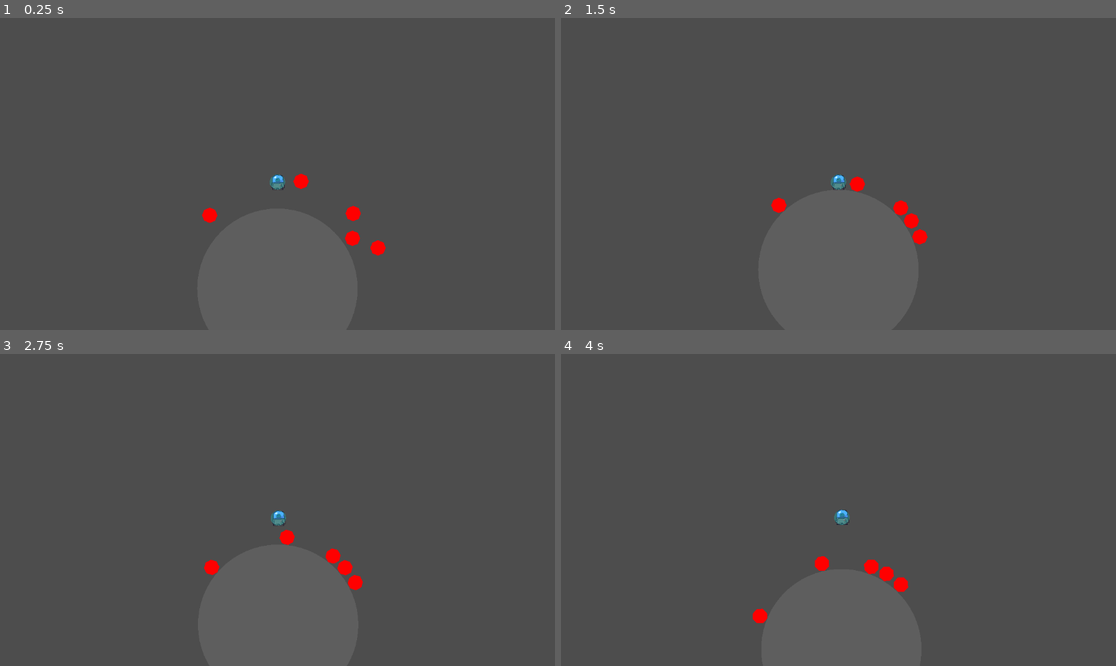
Above: before the commit, frames 1-4 (two rows, left to right).
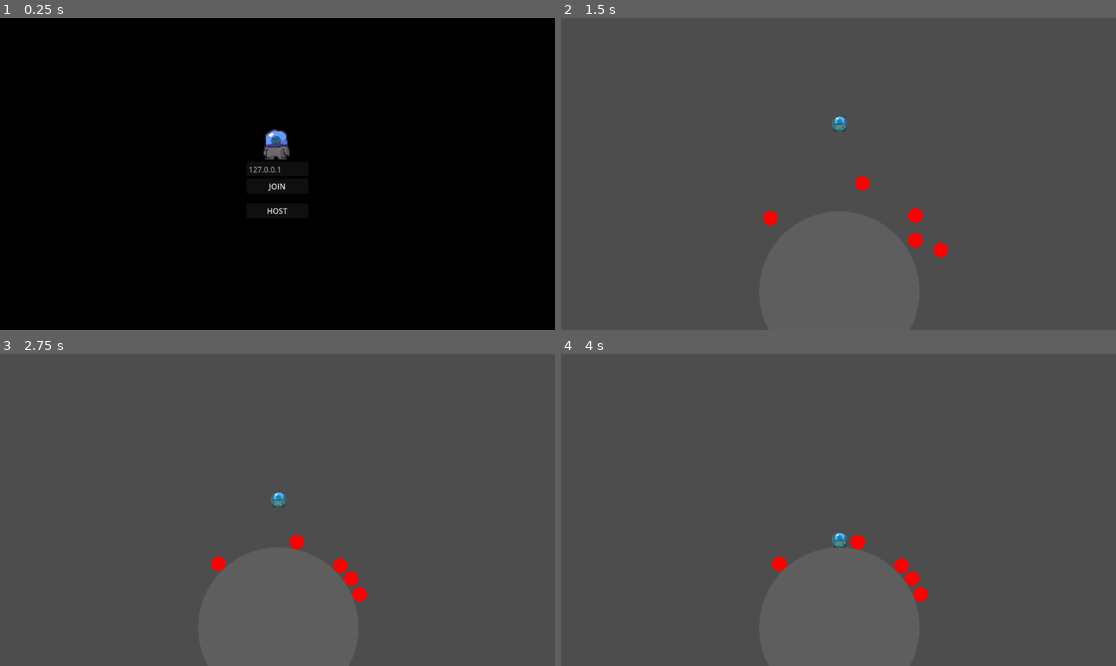
Above: after the commit, the same moments.

Repository: pedrus16/mario-galaxy
Game: Godot game, scene res://menu.tscn
Same seed, same stepped clock (60 frames per second), same inputs: the game is played once before the commit and once after it. Before the commit the project starts from res://test.tscn.
Inputs (mouse positions are in pixels of both pictures, inside the frame that each line leads up to):
- Up to frame 1 (0.25 s): no input
- Up to frame 2 (1.5 s): click (838, 186) at 0.5 s, where only the run after the commit has a clickable "JOIN"; click (838, 211) at 1.25 s, where only the run after the commit has a clickable "HOST"
- Up to frame 3 (2.75 s): hold D (walk_right) from 2.03 s (still down); tap Space (jump) at 2.1, 2.27, 2.57 s
- Up to frame 4 (4 s): tap Space (jump) at 2.85, 3.02, 3.32, 3.6 s; release D (walk_right) at 3.53 s; hold A (walk_left) from 3.53 s (still down)

The runs differ from the first frame. In frame 1, 100% of the frame differs, in the area x 0-100%, y 0-100%; in frame 2, 1.0%; in frame 3, 0.9%; in frame 4, 1.2%.

Commit message:
Add multiplayer

Diff:
--- /dev/null
+++ b/game.gd
@@ -0,0 +1,75 @@
+extends Node
+
+signal player_connected(peer_id, player_info)
+signal player_disconnected(peer_id)
+signal server_disconnected
+
+var players = {}
+
+const DEFAULT_HOST_ADDRESS = 'localhost'
+const DEFAULT_PORT = 10567
+const MAX_PEERS = 12
+
+func _ready():
+	multiplayer.peer_connected.connect(_on_player_connected)
+	multiplayer.peer_disconnected.connect(_on_player_disconnected)
+	multiplayer.connected_to_server.connect(_on_connected_ok)
+
+func host():
+	var peer = ENetMultiplayerPeer.new()
+	peer.create_server(DEFAULT_PORT, MAX_PEERS)
+	multiplayer.multiplayer_peer = peer
+
+	var world = preload("res://world.tscn").instantiate()
+	$/root.add_child(world)
+	$/root/Menu.hide()
+
+	print("SPAWN PLAYER FOR ", peer.get_unique_id())
+	var player = load("res://player.tscn").instantiate()
+	player.position = $/root/World/Spawn.position
+	player.set_multiplayer_authority(peer.get_unique_id())
+	$/root/World.add_child(player)
+
+func join(ip = ""):
+	if ip.is_empty():
+		ip = DEFAULT_HOST_ADDRESS
+	var peer = ENetMultiplayerPeer.new()
+	peer.create_client(ip, DEFAULT_PORT)
+	multiplayer.multiplayer_peer = peer
+
+func _on_player_connected(id):
+	print("Player Connected: ", id)
+	_register_player.rpc_id(id, {})
+
+func _on_player_disconnected(id):
+	print("Player Disconnected: ", id)
+	players.erase(id)
+	player_disconnected.emit(id)
+
+func _on_connected_ok():
+	print("Connected to Server")
+	var peer_id = multiplayer.get_unique_id()
+	players[peer_id] = {}
+	player_connected.emit(peer_id, {})
+
+	var world = preload("res://world.tscn").instantiate()
+	$/root.add_child(world)
+	$/root/Menu.hide()
+
+	print("SPAWN PLAYER FOR ", peer_id)
+	var player = load("res://player.tscn").instantiate()
+	player.position = $/root/World/Spawn.position
+	player.set_multiplayer_authority(peer_id)
+	$/root/World.add_child(player)
+
+func _on_server_disconnected():
+	print("Server Disconnected")
+	multiplayer.multiplayer_peer = null
+	players.clear()
+	server_disconnected.emit()
+
+@rpc("any_peer", "reliable")
+func _register_player(new_player_info):
+	var new_player_id = multiplayer.get_remote_sender_id()
+	players[new_player_id] = new_player_info
+	player_connected.emit(new_player_id, new_player_info)
--- /dev/null
+++ b/menu.gd
@@ -0,0 +1,17 @@
+extends Control
+
+# Called when the node enters the scene tree for the first time.
+func _ready():
+	pass # Replace with function body.
+
+
+# Called every frame. 'delta' is the elapsed time since the previous frame.
+func _process(_delta):
+	pass
+
+
+func _on_host_button_pressed():
+	game.host()
+
+func _on_join_button_pressed():
+	game.join($CenterContainer/VBoxContainer/IPInput.text)
--- /dev/null
+++ b/menu.tscn
@@ -0,0 +1,63 @@
+[gd_scene load_steps=3 format=3 uid="uid://drpsdukgolai2"]
+
+[ext_resource type="Texture2D" uid="uid://bluy0ovcoa4hq" path="res://assets/cosmonaut.png" id="1_g7ffs"]
+[ext_resource type="Script" path="res://menu.gd" id="1_xi47f"]
+
+[node name="Menu" type="Control"]
+layout_mode = 3
+anchors_preset = 15
+anchor_right = 1.0
+anchor_bottom = 1.0
+grow_horizontal = 2
+grow_vertical = 2
+script = ExtResource("1_xi47f")
+
+[node name="ColorRect" type="ColorRect" parent="."]
+layout_mode = 1
+anchors_preset = 15
+anchor_right = 1.0
+anchor_bottom = 1.0
+grow_horizontal = 2
+grow_vertical = 2
+color = Color(0, 0, 0, 1)
+
+[node name="CenterContainer" type="CenterContainer" parent="."]
+layout_mode = 1
+anchors_preset = 15
+anchor_right = 1.0
+anchor_bottom = 1.0
+grow_horizontal = 2
+grow_vertical = 2
+
+[node name="VBoxContainer" type="VBoxContainer" parent="CenterContainer"]
+texture_filter = 1
+custom_minimum_size = Vector2(128, 0)
+layout_mode = 2
+theme_override_constants/separation = 4
+
+[node name="TextureRect" type="TextureRect" parent="CenterContainer/VBoxContainer"]
+texture_repeat = 1
+custom_minimum_size = Vector2(0, 64)
+layout_mode = 2
+texture = ExtResource("1_g7ffs")
+stretch_mode = 5
+
+[node name="IPInput" type="LineEdit" parent="CenterContainer/VBoxContainer"]
+layout_mode = 2
+placeholder_text = "127.0.0.1"
+
+[node name="JoinButton" type="Button" parent="CenterContainer/VBoxContainer"]
+layout_mode = 2
+text = "JOIN"
+
+[node name="MarginContainer" type="MarginContainer" parent="CenterContainer/VBoxContainer"]
+layout_mode = 2
+theme_override_constants/margin_top = 16
+
+[node name="HostButton" type="Button" parent="CenterContainer/VBoxContainer/MarginContainer"]
+layout_mode = 2
+text = "HOST
+"
+
+[connection signal="pressed" from="CenterContainer/VBoxContainer/JoinButton" to="." method="_on_join_button_pressed"]
+[connection signal="pressed" from="CenterContainer/VBoxContainer/MarginContainer/HostButton" to="." method="_on_host_button_pressed"]
--- a/player.gd
+++ b/player.gd
@@ -12,18 +12,19 @@
 func _ready():
 	planets = get_tree().get_nodes_in_group("planet")
 
-func _process(_delta):
-	if $Camera2D:
-		$Camera2D.rotation = up_direction.angle() + PI / 2
+#func _process(_delta):
+	#if $Camera2D:
+		#$Camera2D.rotation = up_direction.angle() + PI / 2
 
 func _physics_process(delta):
 	$Sprite2D.rotation = get_up_direction().angle() + PI / 2
 
 	direction = 0
-	if Input.is_action_pressed("walk_left"):
-		direction += -1
-	if Input.is_action_pressed("walk_right"):
-		direction += 1
+	if is_multiplayer_authority():
+		if Input.is_action_pressed("walk_left"):
+			direction += -1
+		if Input.is_action_pressed("walk_right"):
+			direction += 1
 
 	var _velocity = get_real_velocity()
 	for planet in planets:
@@ -41,7 +42,7 @@
 			_velocity = move_dir * move_speed
 
 		# Jump
-		if Input.is_action_just_pressed("jump") && is_on_floor():
+		if is_multiplayer_authority() and Input.is_action_just_pressed("jump") and is_on_floor():
 			jumping = true
 			_velocity += up_direction * jump_speed
 
--- a/player.tscn
+++ b/player.tscn
@@ -1,10 +1,21 @@
-[gd_scene load_steps=4 format=3 uid="uid://cgc5cxqhsp066"]
+[gd_scene load_steps=5 format=3 uid="uid://cgc5cxqhsp066"]
 
 [ext_resource type="Script" path="res://player.gd" id="1_4o72w"]
 [ext_resource type="Texture2D" uid="uid://bluy0ovcoa4hq" path="res://assets/cosmonaut.png" id="1_vhrl3"]
 
 [sub_resource type="CircleShape2D" id="CircleShape2D_1shqn"]
 radius = 48.0
+
+[sub_resource type="SceneReplicationConfig" id="SceneReplicationConfig_1uu38"]
+properties/0/path = NodePath(".:position")
+properties/0/spawn = true
+properties/0/replication_mode = 1
+properties/1/path = NodePath(".:up_direction")
+properties/1/spawn = true
+properties/1/replication_mode = 1
+properties/2/path = NodePath("Sprite2D:rotation")
+properties/2/spawn = true
+properties/2/replication_mode = 1
 
 [node name="Player" type="CharacterBody2D" groups=["player"]]
 floor_snap_length = 10.0
@@ -22,3 +33,6 @@
 [node name="Polygon2D" type="Polygon2D" parent="Collision"]
 color = Color(0, 1, 1, 0.231373)
 polygon = PackedVector2Array(0, -48, 13, -46, 24, -41, 34, -34, 42, -24, 46, -12, 48, 0, 46, 12, 42, 22, 35, 33, 24, 41, 12, 46, 0, 48, -14, 46, -24, 41, -33, 34, -41, 25, -47, 13, -48, 0, -46, -12, -41, -24, -33, -34, -24, -41, -12, -46)
+
+[node name="MultiplayerSynchronizer" type="MultiplayerSynchronizer" parent="."]
+replication_config = SubResource("SceneReplicationConfig_1uu38")
--- a/project.godot
+++ b/project.godot
@@ -11,9 +11,13 @@
 [application]
 
 config/name="Mario Galaxy"
-run/main_scene="res://test.tscn"
+run/main_scene="res://menu.tscn"
 config/features=PackedStringArray("4.2", "Forward Plus")
 config/icon="res://icon.svg"
+
+[autoload]
+
+game="*res://game.gd"
 
 [display]
 
--- a/test.tscn
+++ b/world.tscn
@@ -1,24 +1,15 @@
-[gd_scene load_steps=5 format=3 uid="uid://btfdohv5uyusv"]
+[gd_scene load_steps=4 format=3 uid="uid://btfdohv5uyusv"]
 
 [ext_resource type="PackedScene" uid="uid://dw2qmdtemubuo" path="res://planet.tscn" id="1_vorvx"]
-[ext_resource type="PackedScene" uid="uid://cgc5cxqhsp066" path="res://player.tscn" id="2_wihey"]
 [ext_resource type="PackedScene" uid="uid://inqk8m6akxsk" path="res://rock.tscn" id="3_n33gi"]
 
 [sub_resource type="PhysicsMaterial" id="PhysicsMaterial_eqhbf"]
 
-[node name="Test" type="Node2D"]
+[node name="World" type="Node2D"]
 
 [node name="Planet" parent="." instance=ExtResource("1_vorvx")]
 radius = 5.0
 influence_height = 1264.9
-
-[node name="Player" parent="." instance=ExtResource("2_wihey")]
-position = Vector2(-5, -683)
-
-[node name="Camera2D" type="Camera2D" parent="Player"]
-position = Vector2(0, -50)
-ignore_rotation = false
-zoom = Vector2(0.333, 0.333)
 
 [node name="RigidBody2D2" parent="." instance=ExtResource("3_n33gi")]
 position = Vector2(145, -683)
@@ -39,3 +30,11 @@
 [node name="RigidBody2D6" parent="." instance=ExtResource("3_n33gi")]
 position = Vector2(-436, -466)
 physics_material_override = SubResource("PhysicsMaterial_eqhbf")
+
+[node name="Camera2D" type="Camera2D" parent="."]
+position = Vector2(-5, -733)
+ignore_rotation = false
+zoom = Vector2(0.333, 0.333)
+
+[node name="Spawn" type="Marker2D" parent="."]
+position = Vector2(0, -1051)
Not shown, added: men571B.tmp
